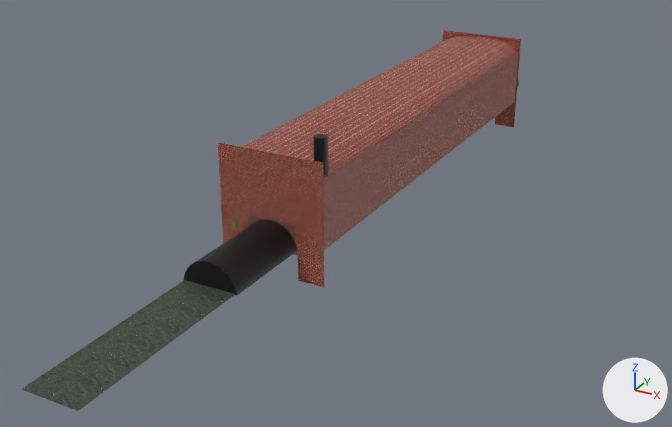
Before and after pictures for a commit that changed the glTF model common/models/parkour_room/parkour_room.gltf.
One viewpoint serves both versions: a 50 mm lens placed at (60.8, -105.4, 58.3), pointed at (-5.1, 14.4, -1.6). Arrows for +X, +Y and +Z are at lower right; the lights stay in place. Where no turn or scale is listed for an object, it has been applied to the vertices.

In view in the first picture: 'roof.001', 'wall.002', 'wall.003', 'wall.004', 'wall.005', 'water'.
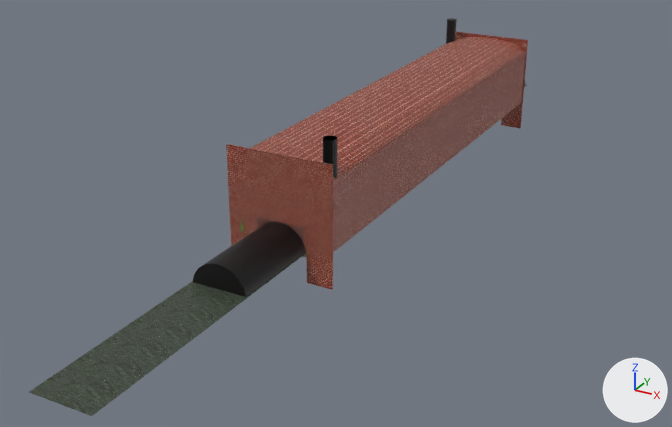
Pixel boxes (x1, y1, x2, y2) of what changed, in the pictures (672 x 427 px):
'roof.001', moved
    before: (241, 36, 519, 196)
    after: (250, 37, 526, 198)
'water', moved, rescaled
    before: (21, 280, 235, 411)
    after: (29, 85, 527, 416)
'wall.003', moved
    before: (218, 142, 324, 287)
    after: (226, 144, 333, 290)
'wall.002', moved
    before: (324, 64, 518, 250)
    after: (333, 65, 525, 252)
'wall.005', moved
    before: (184, 220, 297, 296)
    after: (193, 222, 306, 297)
'wall.004', moved
    before: (442, 30, 521, 127)
    after: (456, 32, 528, 128)
'Hole_entrance.001', added (black)
    after: (323, 135, 337, 178)
'Hole_entrance.002', added
    after: (446, 18, 457, 44)

The change, as a diff of the scene's bpy script:
```diff
--- a/common/models/parkour_room/parkour_room.gltf.py
+++ b/common/models/parkour_room/parkour_room.gltf.py
@@ mat_black_001 @@
+mat_black_001 = principled_material('Black.001')
+mat_black_001.base_color = (0.0, 0.0, 0.0)  # black #000000
@@ me_cylinder_086 @@
+me_cylinder_086.from_pydata(...)  # 65 vertices, 95 faces; spans x -1.0..1.0, y -1.0..1.0, z -1.0..4.66
+me_cylinder_086.materials.append(mat_black_001)  # black #000000
@@ ob_wall_002 @@
 ob_wall_002 = bpy.data.objects.new('wall.002', me_plane_002)
-ob_wall_002.location = (1.5, 40.2, 4.2)
+ob_wall_002.location = (3.0, 40.2, 4.2)
@@ ob_roof_001 @@
 ob_roof_001 = bpy.data.objects.new('roof.001', me_cube_001)
-ob_roof_001.location = (-7.1, 40.2, 10.7)
+ob_roof_001.location = (-5.6, 40.2, 10.7)
@@ ob_wall_003 @@
 ob_wall_003 = bpy.data.objects.new('wall.003', me_plane_013)
-ob_wall_003.location = (-7.1, -1.5, 3.0)
+ob_wall_003.location = (-5.6, -1.5, 3.0)
@@ ob_water @@
 ob_water = bpy.data.objects.new('water', me_plane_012)
-ob_water.location = (-13.4, 25.8, 1.0)
-ob_water.scale = (1.0, 4.3, 1.0)
+ob_water.location = (-12.5, 25.8, 1.0)
+ob_water.scale = (1.09, 4.3, 1.0)
@@ ob_wall_004 @@
 ob_wall_004 = bpy.data.objects.new('wall.004', me_plane_015)
-ob_wall_004.location = (-7.1, 82.0, 3.0)
+ob_wall_004.location = (-5.6, 82.0, 3.0)
@@ ob_wall_005 @@
 ob_wall_005 = bpy.data.objects.new('wall.005', me_plane_017)
-ob_wall_005.location = (-7.1, -1.5, 3.0)
+ob_wall_005.location = (-5.6, -1.5, 3.0)
@@ ob_hole_entrance_002 @@
+ob_hole_entrance_002 = bpy.data.objects.new('Hole_entrance.002', me_cylinder_086)
+ob_hole_entrance_002.location = (-12.8, 79.3, 12.0)
@@ ob_hole_entrance_001 @@
+ob_hole_entrance_001 = bpy.data.objects.new('Hole_entrance.001', me_cylinder_082.copy())  # the mesh of ob_hole_entrance
+ob_hole_entrance_001.location = (1.9, 0.0, 12.0)
```
